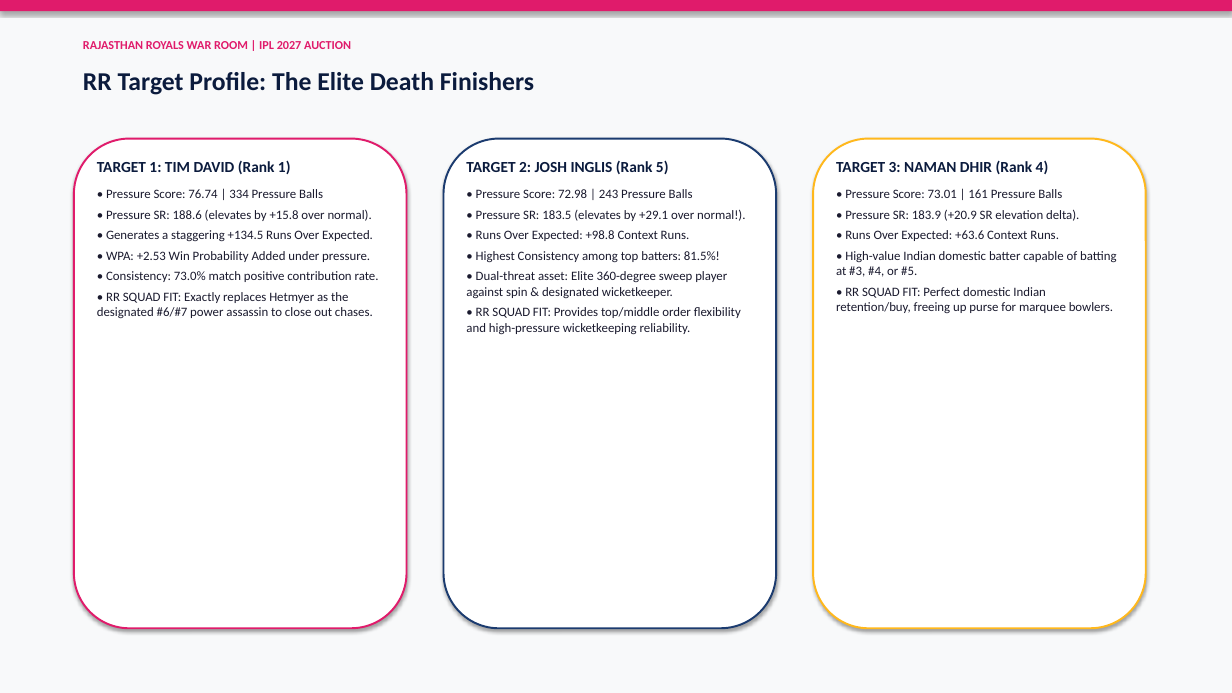
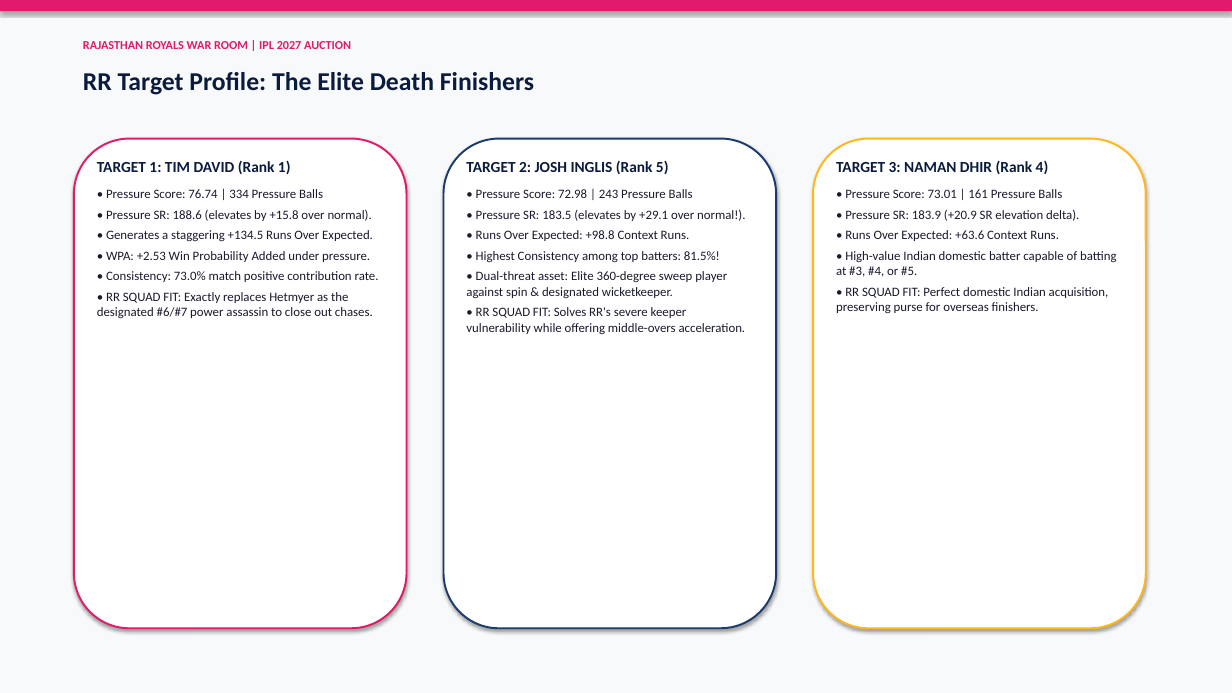
Before and after one commit to MohamedNavith/Rajasthan-Royals-Hackathon, a slide deck: slide 6 of outputs/rr_auction_presentation.pptx (slide 5 before the commit). Drawn at 1232x693 pixels with LibreOffice and Linux fonts; fonts in the diff are those of the drawing. Boxes give left, top, right and bottom in pixels: in the first picture for what was removed or moved away, otherwise in the second. Text is boxed around its words. In the diff, an @@ line names an element or a change of style, - is before the commit and + after.

Commit message:
Integrate 2026 IPL franchise squads, verified trade deals (Sam Curran to LSG for Shami and M Siddharth), updated RR post-trade roster, probable XI vs 2027 champion XI, report and presentation

```diff
--- a/outputs/rr_auction_presentation.pptx
+++ b/outputs/rr_auction_presentation.pptx
@@ text at [836,287,1109,313]: text changed @@
-• RR SQUAD FIT: Perfect domestic Indian retention/buy, freeing up purse for marquee bowlers.
+• RR SQUAD FIT: Perfect domestic Indian acquisition, preserving purse for overseas finishers.
@@ text at [466,307,746,334]: text changed @@
-• RR SQUAD FIT: Provides top/middle order flexibility and high-pressure wicketkeeping reliability.
+• RR SQUAD FIT: Solves RR's severe keeper vulnerability while offering middle-overs acceleration.
```
Also in this commit, not shown: 7 other slides changed, 2 slides added, 1 slide removed, 7 other files.
